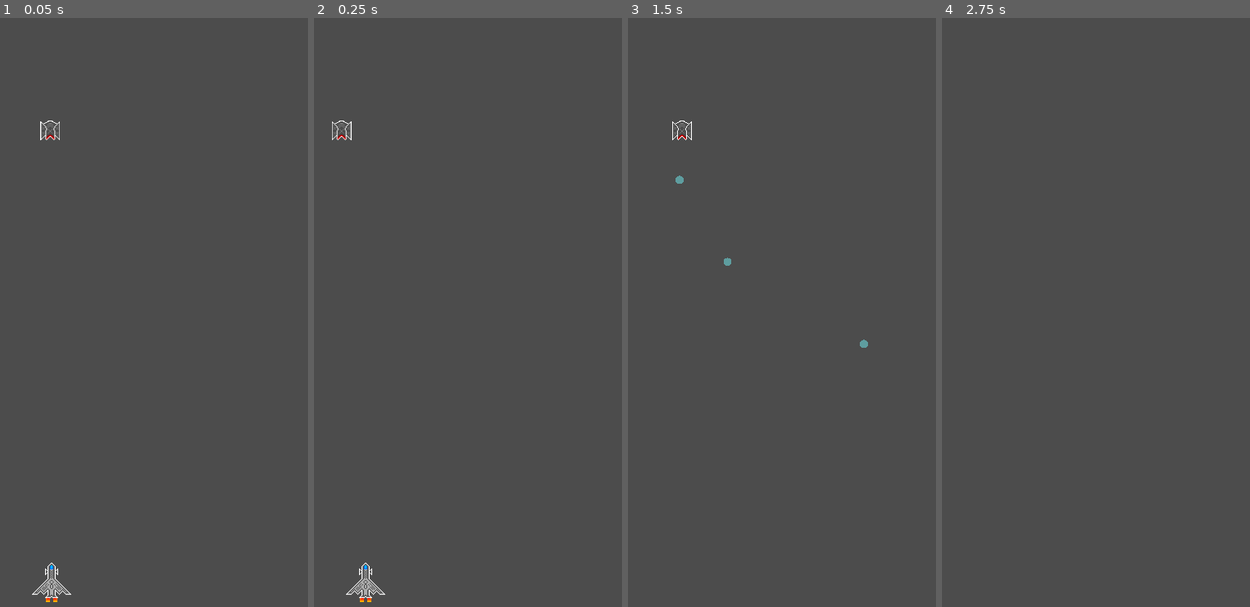
Above: before the commit, frames 1-4 (left to right).
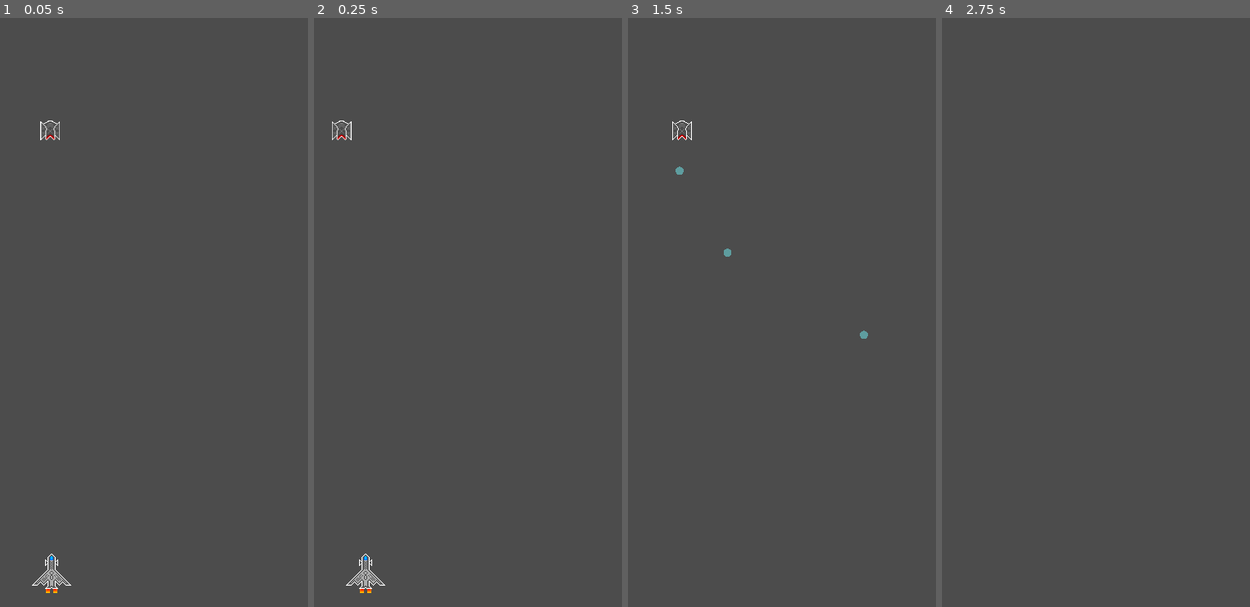
Above: after the commit, the same moments.

Repository: CAABAG/Pixel-Invaders
Game: Godot game, scene res://res/scenes/Main.tscn
Same seed, same stepped clock (60 frames per second), same inputs: the game is played once before the commit and once after it. The project has no main scene, so this scene is started directly.
Inputs (mouse positions are in pixels of both pictures, inside the frame that each line leads up to):
- Up to frame 1 (0.05 s): no input
- Up to frame 2 (0.25 s): no input
- Up to frame 3 (1.5 s): move the mouse to (794, 294) at 0.52 s; hold Right (ui_right) 0.53-1.28 s; hold Ctrl 0.53-1.28 s; click (794, 294) at 0.67 s; tap Space at 0.77 s; move the mouse to (outside the picture) at 1.27 s; hold Left (ui_left) from 1.28 s (still down); tap Ctrl at 1.35 s
- Up to frame 4 (2.75 s): tap Space at 1.52 s; move the mouse to (1046, 182) at 2.02 s; release Left (ui_left) at 2.03 s; hold Right (ui_right) from 2.03 s (still down); hold Ctrl from 2.03 s (still down)

The runs differ from the first frame. In frame 1, 0.4% of the frame differs, in the area x 10-24%, y 90-100%; in frame 2, 0.4%; in frame 3, 0.2%; in frame 4, nothing differs.

Commit message:
Set player position from level node

Diff:
--- a/res/scenes/Main.tscn
+++ b/res/scenes/Main.tscn
@@ -13,3 +13,4 @@
 [node name="Player" parent="." groups=[
 "player",
 ] instance=ExtResource( 1 )]
+position = Vector2( 320, 700 )
--- a/src/Player.gd
+++ b/src/Player.gd
@@ -1,6 +1,5 @@
 extends Area2D
 
-var screen_size
 var movement = 0
 var speed = 90
 var shot_timestamp = 0
@@ -9,9 +8,6 @@
 export var shooting_interval = 200
 
 func _ready():
-	screen_size = get_viewport_rect().size
-	position.x = screen_size.x/2
-	position.y = screen_size.y - screen_size.y/9
 	half_height = get_node("AnimatedSprite").get_sprite_frames().get_frame($AnimatedSprite.animation,0).get_size().y/2
 
 func shoot():
